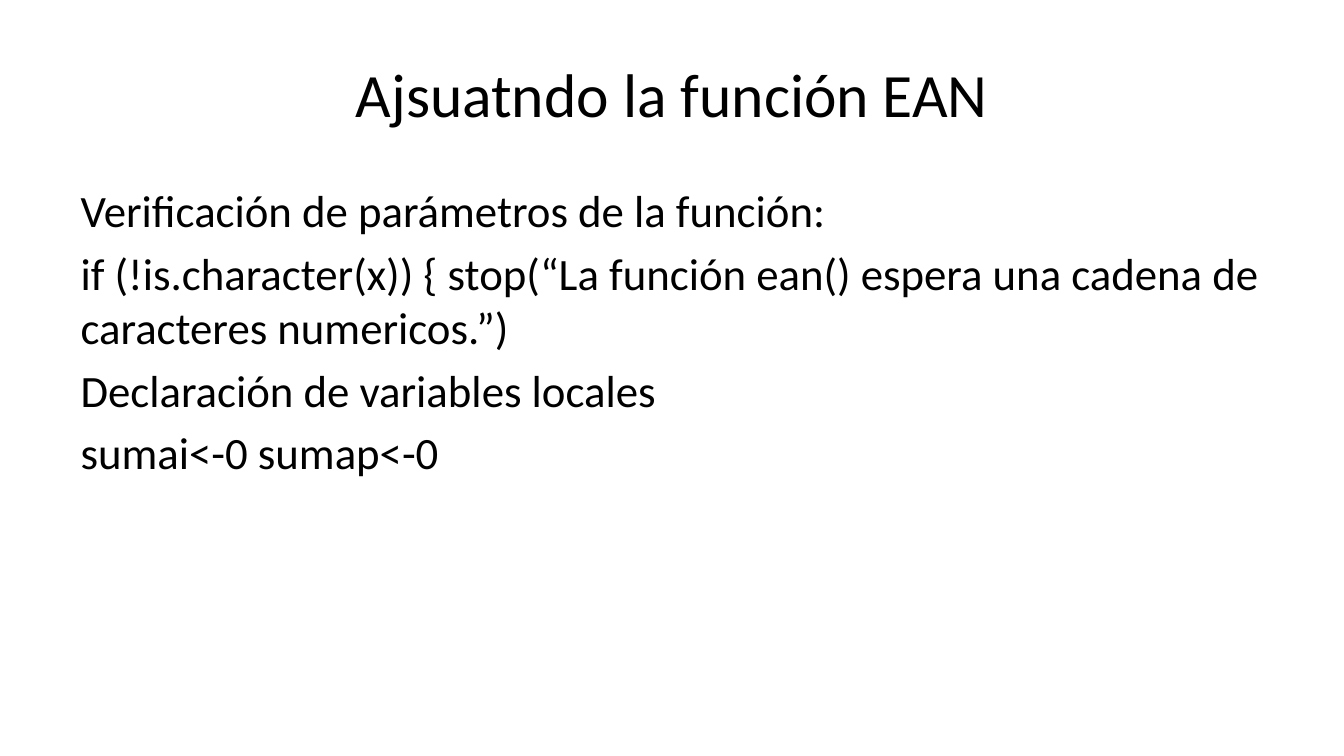
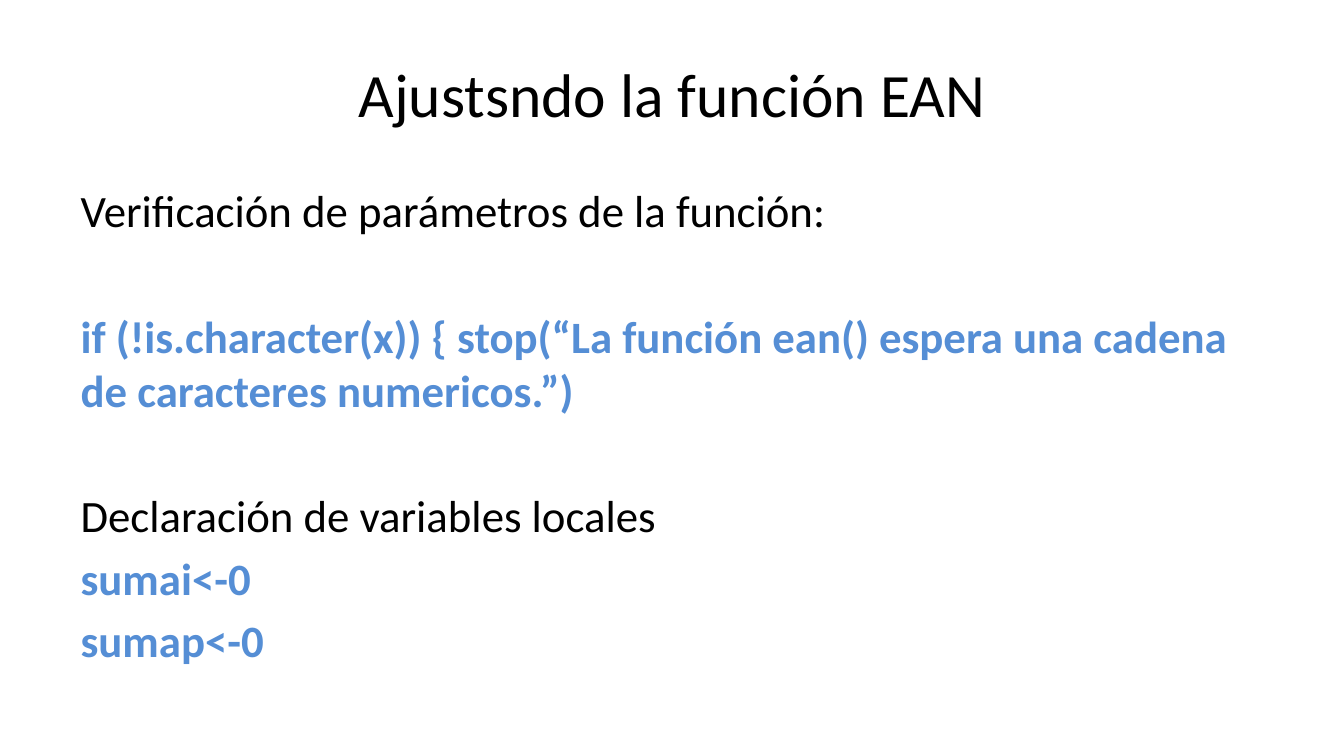
Before and after one commit to gdurang/Semana-4, a slide deck: slide 2 of Funcion_EAN/Presentación.pptx. Drawn at 1344x756 pixels with LibreOffice and Linux fonts; fonts in the diff are those of the drawing. Boxes give left, top, right and bottom in pixels: in the first picture for what was removed or moved away, otherwise in the second. Text is boxed around its words. In the diff, an @@ line names an element or a change of style, - is before the commit and + after.

```diff
--- a/Funcion_EAN/Presentación.pptx
+++ b/Funcion_EAN/Presentación.pptx
@@ title at [359,74,985,128]: text changed @@
-Ajsuatndo la función EAN
+Ajustsndo la función EAN
@@ text at [81,320,1226,414]: text colour #000000 to #558ED5, bold on in "if (!is.character(x)) { stop(“La función ean() espera ..." @@
@@ text at [81,563,264,664]: text changed; text colour #000000 to #558ED5; bold on @@
-sumai<-0 sumap<-0
+sumai<-0
+sumap<-0
```
Also in this commit, not shown: 3 other slides changed, 7 slides added, 1 slide removed, 2 other files.
